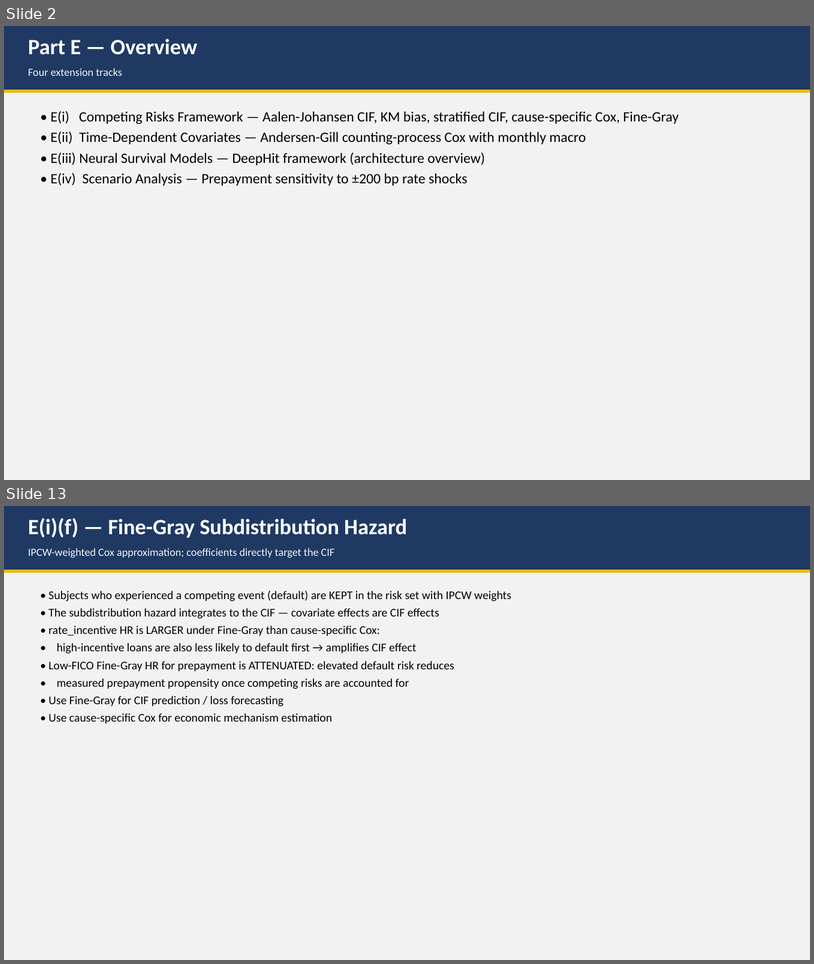
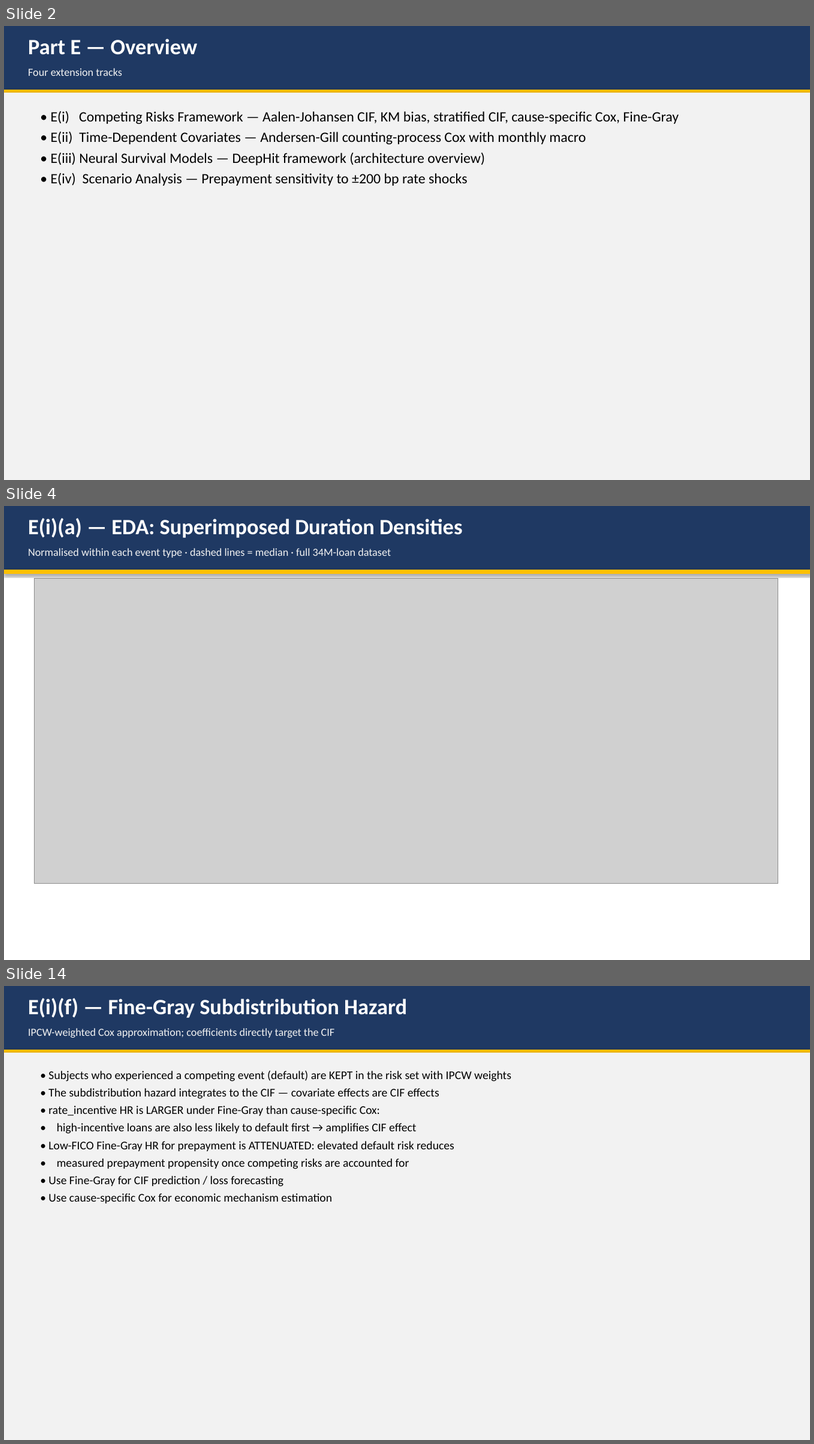
Before and after one commit to liny-r/IR-C-Assignment3, a slide deck: processed/PartE_Presentation.pptx. Shown one above the other, each under a label of ours: slides 2 and 13 before the commit, slides 2, 4 and 14 after it; the slides between them are not shown. The pictures are 814x964 and 814x1444 pixels, drawn with LibreOffice and Linux fonts; fonts in the diff are those of the drawing; grey boxes stand for pictures. Boxes give left, top, right and bottom in pixels: in the first picture for what was removed or moved away, otherwise in the second. Text is boxed around its words. In the diff, an @@ line names an element or a change of style, - is before the commit and + after.

```diff
--- a/processed/PartE_Presentation.pptx
+++ b/processed/PartE_Presentation.pptx
@@ slide 4 added at box(4, 506, 810, 960), background #FFFFFF @@
@@ rectangle added at box(4, 506, 810, 570), fill #1F3963 @@
@@ text added at box(28, 518, 462, 538), 26 pt, text #FFFFFF, bold @@
+E(i)(a) — EDA: Superimposed Duration Densities
@@ text added at box(28, 548, 391, 558), 13 pt, text #F2F2F2 @@
+Normalised within each event type · dashed lines = median · full 34M-loan dataset
@@ rectangle added at box(4, 570, 810, 574), fill #FFC000 @@
@@ picture added at box(34, 579, 779, 883) @@
@@ what was slide 13 is now slide 14 @@
```
Also in this commit, not shown: 5 other files.
